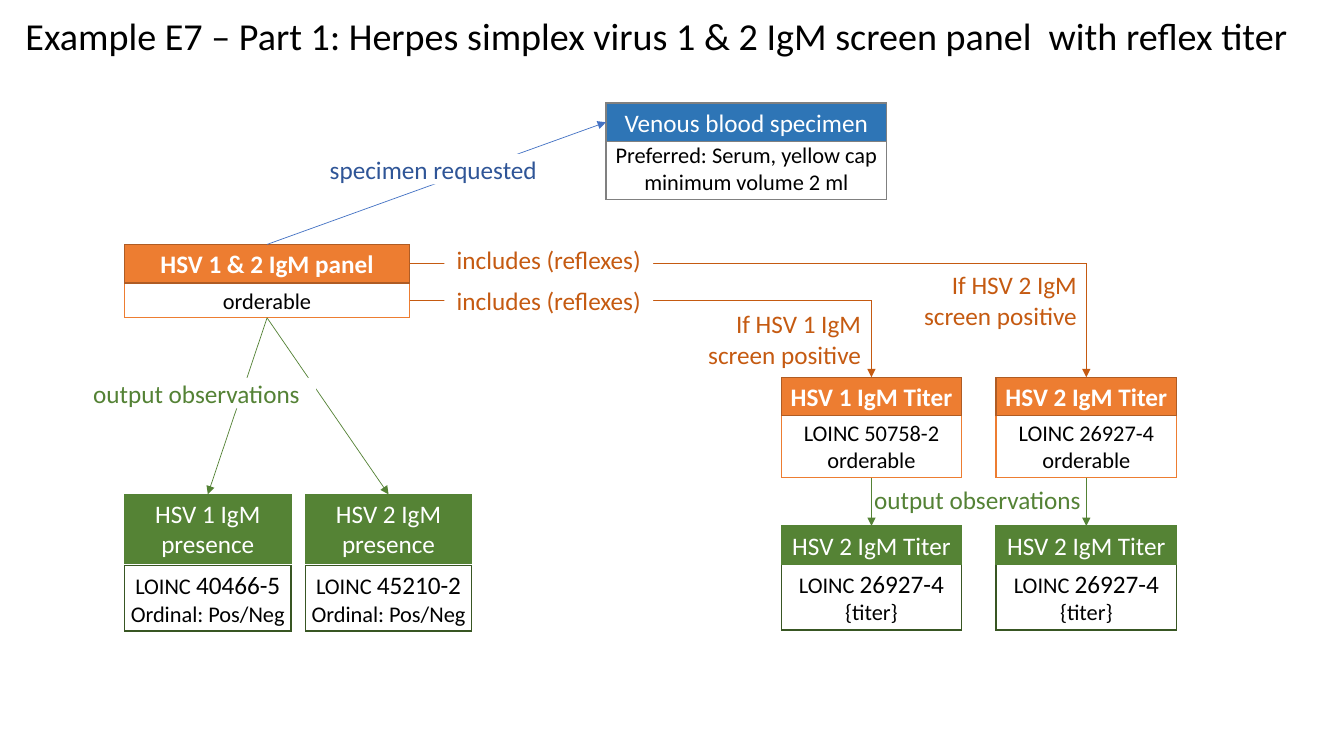
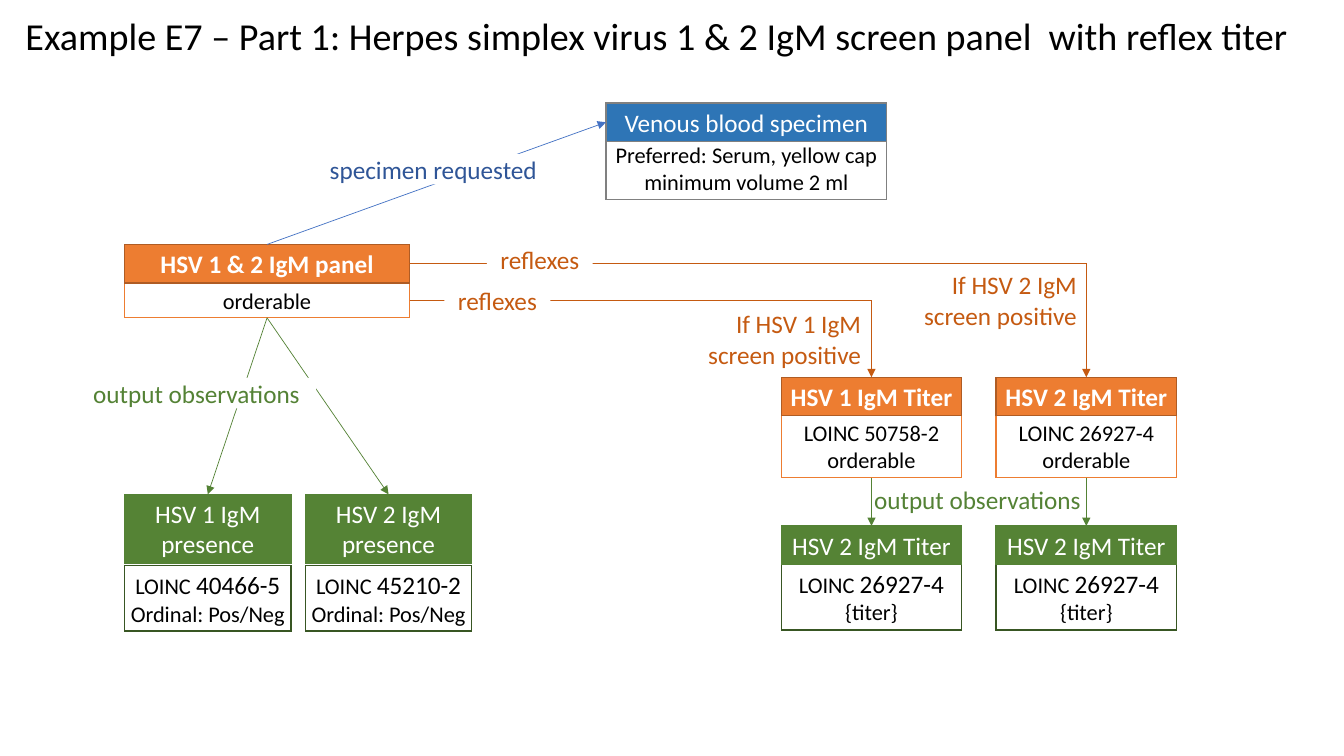
Before and after one commit to HL7/fhir-order-catalog, a slide deck: slide 1 of input/images-source/LabExampleE7BusinessPart1.pptx. Drawn at 1344x756 pixels with LibreOffice and Linux fonts; fonts in the diff are those of the drawing. Boxes give left, top, right and bottom in pixels: in the first picture for what was removed or moved away, otherwise in the second. Text is boxed around its words. In the diff, an @@ line names an element or a change of style, - is before the commit and + after.

```diff
--- a/input/images-source/LabExampleE7BusinessPart1.pptx
+++ b/input/images-source/LabExampleE7BusinessPart1.pptx
@@ text at (500, 251, 579, 269): text changed @@
-includes (reflexes)
+reflexes
@@ text at (458, 292, 537, 310): text changed @@
-includes (reflexes)
+reflexes
```
Also in this commit, not shown: 11 other files.
